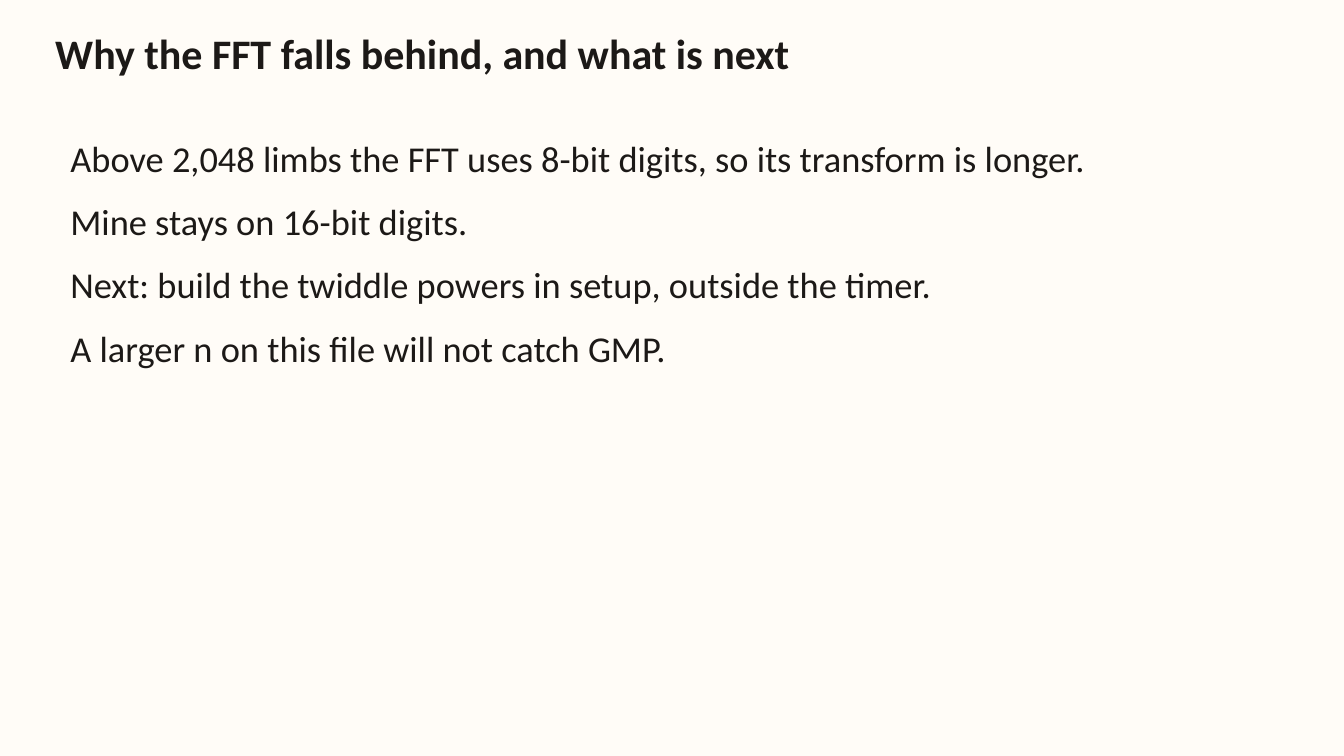
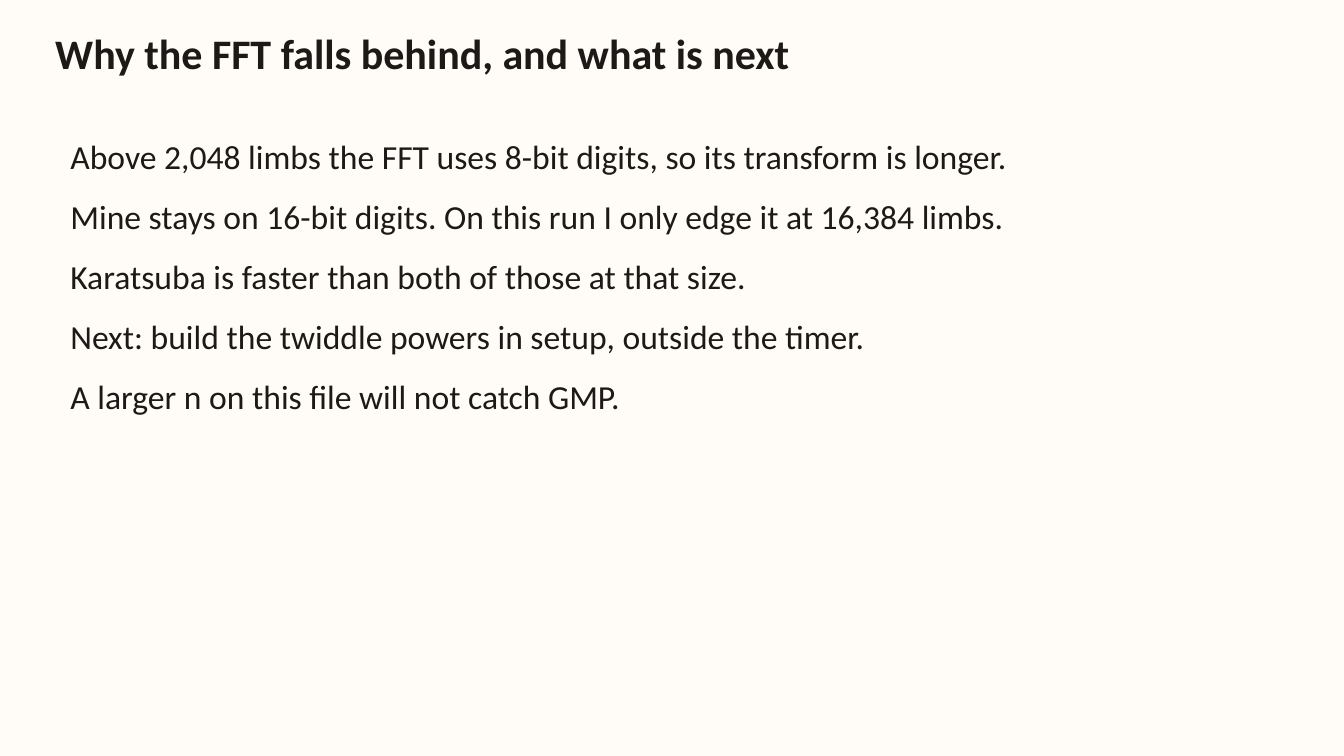
Before and after one commit to Mukundks2004/adv-algos-assign-2, a slide deck: slide 10 of Deliverables/bailey-video.pptx. Drawn at 1344x756 pixels with LibreOffice and Linux fonts; fonts in the diff are those of the drawing. Boxes give left, top, right and bottom in pixels: in the first picture for what was removed or moved away, otherwise in the second. Text is boxed around its words. In the diff, an @@ line names an element or a change of style, - is before the commit and + after.

Commit message:
Record the combined harness after Karatsuba landed.
Schoolbook, Karatsuba, FFT, the OpenAI function, and GMP are timed on the same Ryzen machine through 16384 limbs.

```diff
--- a/Deliverables/bailey-video.pptx
+++ b/Deliverables/bailey-video.pptx
@@ text at <box>70,145,1006,415</box>: size 26 to 24 pt in "Above 2,048 limbs the FFT uses 8-bit ...", "Next: build the twiddle powers in setup, ...", "A larger n on this file will ..." @@
@@ text at <box>70,205,1003,290</box>: text changed; size 26 to 24 pt @@
-Mine stays on 16-bit digits.
+Mine stays on 16-bit digits. On this run I only edge it at 16,384 limbs.
+Karatsuba is faster than both of those at that size.
```
Also in this commit, not shown: 2 other slides changed, 7 other files.
